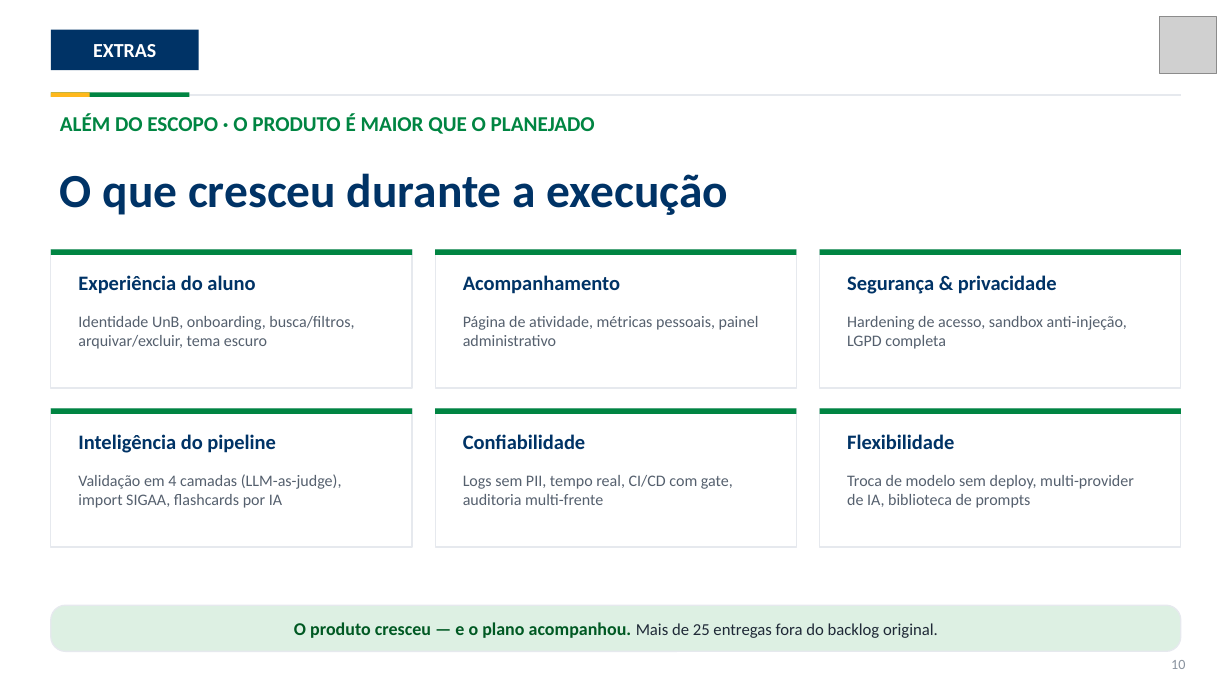
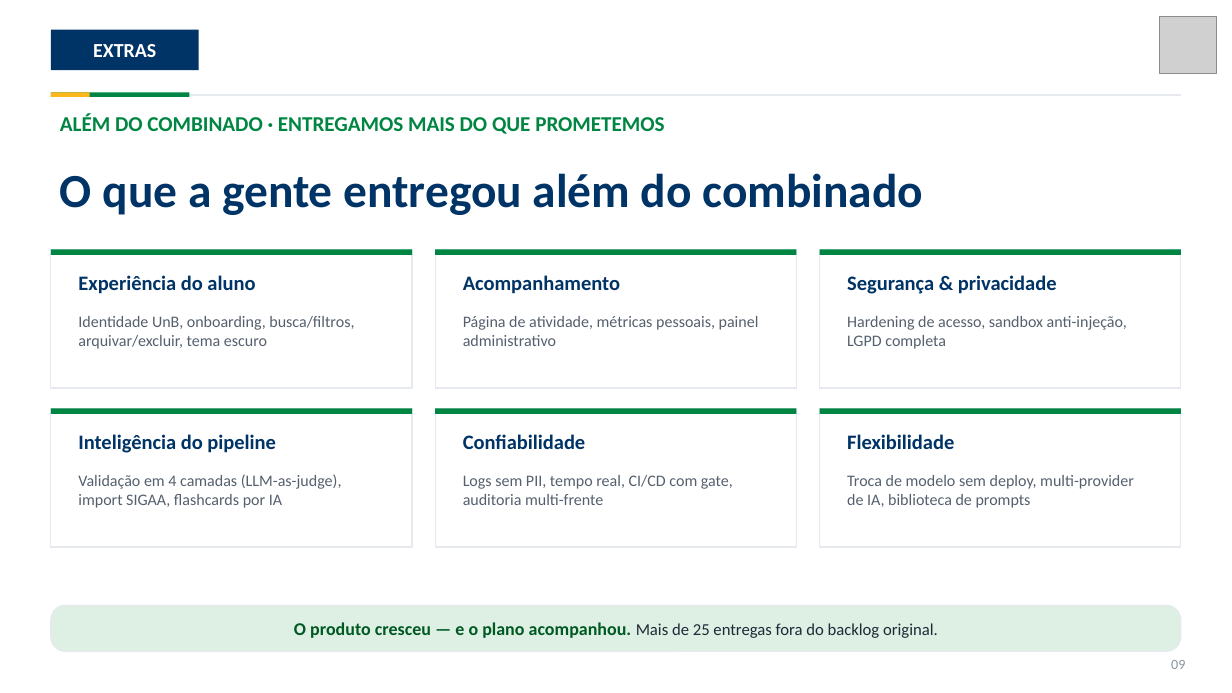
Before and after one commit to Theomurah/psp2-ia-universitarios, a slide deck: slide 9 of Entregas/Nao-Teams/Apresentacoes/PSP2_Apresentacao_Final.pptx (slide 10 before the commit). Drawn at 1232x693 pixels with LibreOffice and Linux fonts; fonts in the diff are those of the drawing; grey boxes stand for pictures. Boxes give left, top, right and bottom in pixels: in the first picture for what was removed or moved away, otherwise in the second. Text is boxed around its words. In the diff, an @@ line names an element or a change of style, - is before the commit and + after.

```diff
--- a/Entregas/Nao-Teams/Apresentacoes/PSP2_Apresentacao_Final.pptx
+++ b/Entregas/Nao-Teams/Apresentacoes/PSP2_Apresentacao_Final.pptx
@@ text at (x1=60, y1=113, x2=664, y2=134): text changed @@
-ALÉM DO ESCOPO · O PRODUTO É MAIOR QUE O PLANEJADO
+ALÉM DO COMBINADO · ENTREGAMOS MAIS DO QUE PROMETEMOS
@@ text at (x1=60, y1=173, x2=924, y2=215): text changed @@
-O que cresceu durante a execução
+O que a gente entregou além do combinado
@@ text at (x1=1171, y1=660, x2=1185, y2=669): text changed @@
-10
+09
```
Also in this commit, not shown: 11 other slides changed, 1 slide removed.
